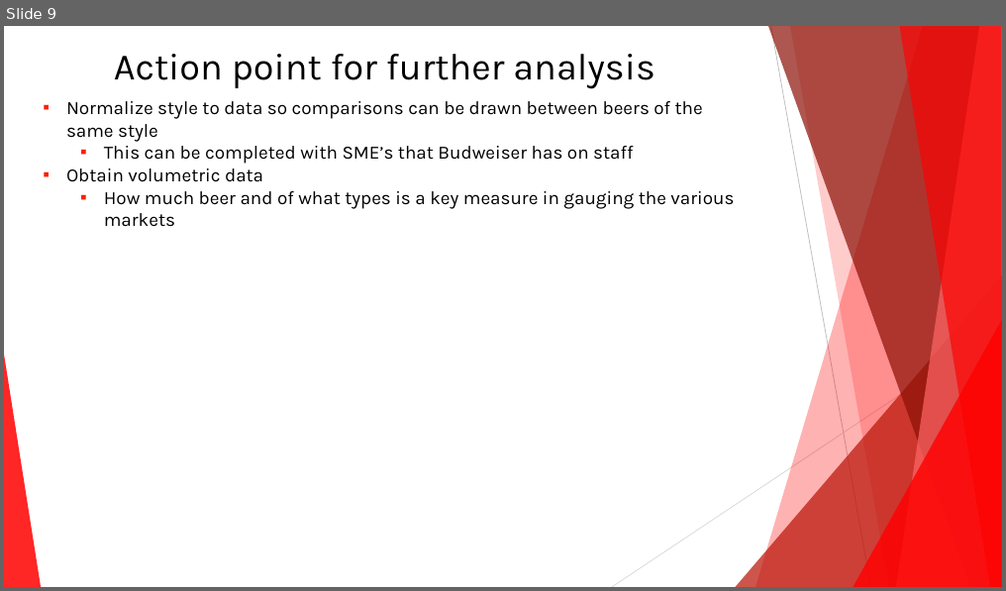
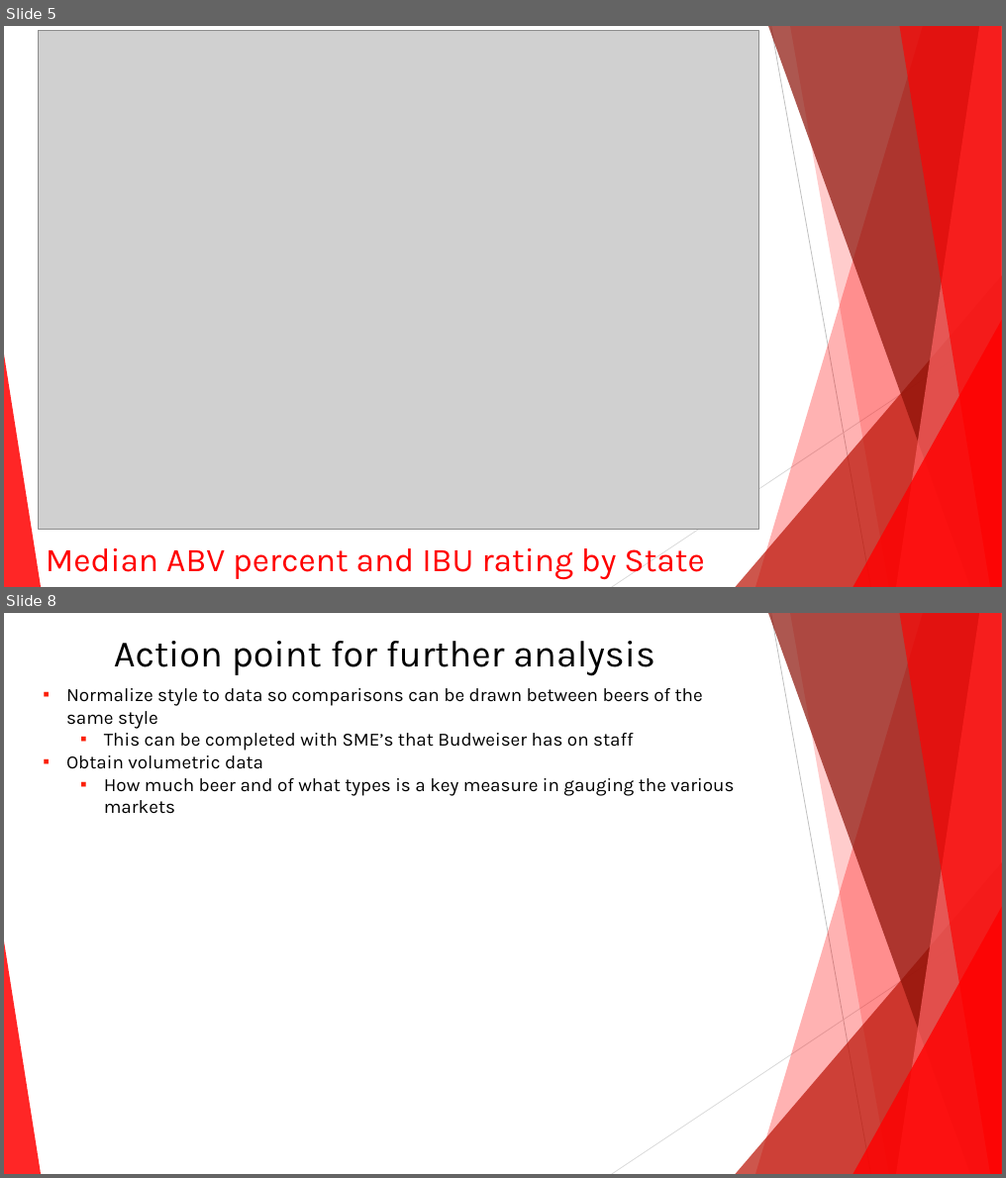
Before and after one commit to 7446Nguyen/6306_Project1, a slide deck: Budweiser C level presentation.pptx. Shown one above the other, each under a label of ours: slide 9 before the commit, slides 5 and 8 after it; the slides between them are not shown. The pictures are 1006x591 and 1006x1178 pixels, drawn with LibreOffice and Linux fonts; fonts in the diff are those of the drawing; grey boxes stand for pictures. Boxes give left, top, right and bottom in pixels: in the first picture for what was removed or moved away, otherwise in the second. Text is boxed around its words. In the diff, an @@ line names an element or a change of style, - is before the commit and + after.

```diff
--- a/Budweiser C level presentation.pptx
+++ b/Budweiser C level presentation.pptx
@@ slide 5 added at box(4, 26, 1002, 587), background #FFFFFF; not listed: 10 template elements that a slide beside it also shows @@
@@ picture added at box(38, 30, 758, 529) @@
@@ text added at box(46, 549, 704, 580), 32 pt, text #FF0000 @@
+Median ABV percent and IBU rating by State
@@ what was slide 9 is now slide 8 @@
```
Also in this commit, not shown: 6 slides changed, 2 slides removed.
